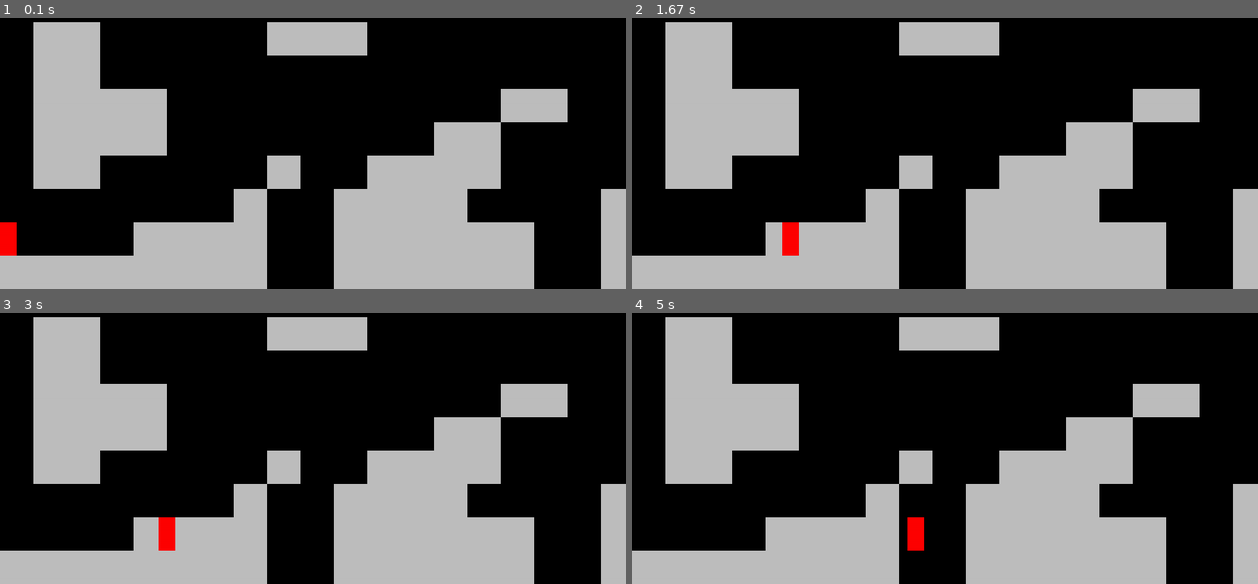
Above: before the commit, frames 1-4 (two rows, left to right).
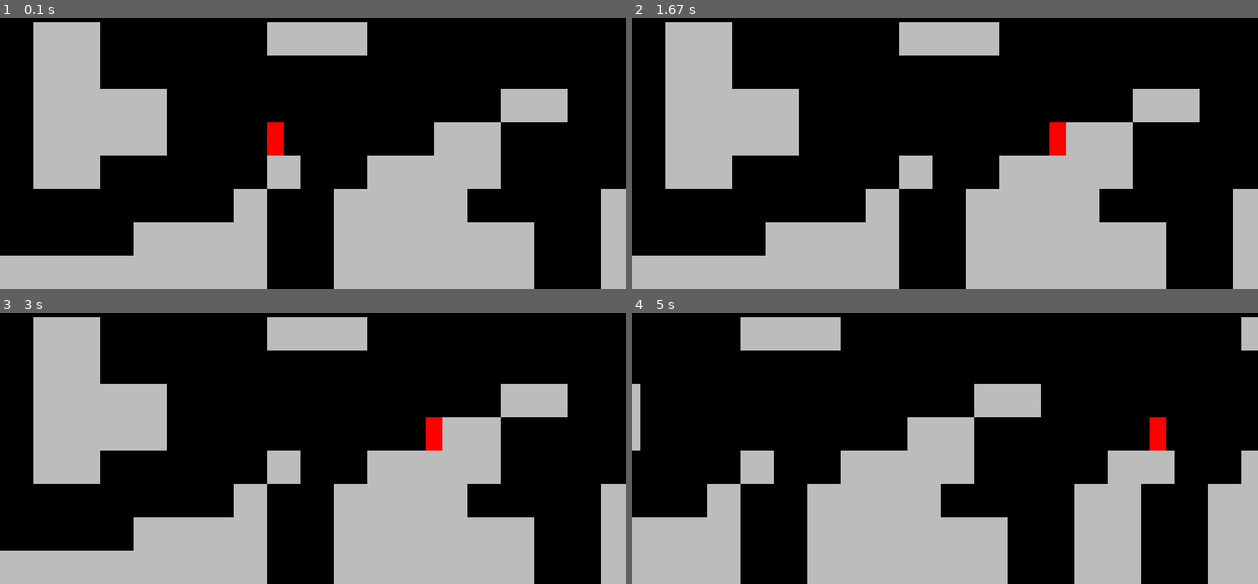
Above: after the commit, the same moments.

Repository: Kntobor/pygame-pirates
Game: pygame game, started from main.py
Same seed, same stepped clock (60 frames per second), same inputs: the game is played once before the commit and once after it.
Inputs:
- Up to frame 1 (0.1 s): no input
- Up to frame 2 (1.67 s): hold D 0.33-0.8 s; hold D 0.83-1.3 s; hold A from 1.33 s (still down)
- Up to frame 3 (3 s): release A at 1.87 s; hold A 1.9-2.3 s; hold D 2.33-2.97 s
- Up to frame 4 (5 s): hold A 3-3.47 s; hold D 3.5-3.97 s; hold D 4-4.47 s

The runs differ from the first frame. In frame 1, 0.7% of the frame differs, in the area x 0-46%, y 38-88%; in frame 2, 0.7%; in frame 3, 0.7%; in frame 4, 43%, in the area x 0-100%, y 1-100%.

Commit message:
added unfinished scrolling

Diff:
--- a/level.py
+++ b/level.py
@@ -25,6 +25,17 @@
                     playerSprite = Player((x, y))
                     self.player.add(playerSprite)
 
+    def scrollX(self):
+        player = self.player.sprite
+        playerX = player.rect.centerx
+        directionX = player.direction.x
+
+        if playerX < 200:
+            self.worldShift = 8
+            player.speed = 0
+        elif playerX > 1000:
+            self.worldShift = -8
+            player.speed = 0
 
     def run(self):
         self.tiles.update(self.worldShift)
@@ -32,3 +43,5 @@
 
         self.player.update()
         self.player.draw(self.displaySurface)
+
+        self.scrollX()
--- a/player.py
+++ b/player.py
@@ -13,7 +13,7 @@
     def input(self):
         keys = pygame.key.get_pressed()
 
-        # If keys are pressed than the vector self.direction is (1, 0)
+        # If keys are pressed than the vector self.direction is (1 or -1, 0)
         if keys[pygame.K_d]:
             self.direction.x = 1
         elif keys[pygame.K_a]:
--- a/settings.py
+++ b/settings.py
@@ -1,7 +1,7 @@
 # The level is represented by a grid system
 # Each item in levelMap is one horizontal row
 # The rows are sorted in vertical order
-# Each column and row represents the x & y axises
+# Each column and row represents the x & y axises, respectively
 # The location of an element is determined by their place in the map
 
 # 'X' represents ground tile
@@ -13,10 +13,10 @@
 ' XX     XXX            XX   ',
 ' XX                         ',
 ' XXXX          XX         XX',
-' XXXX        XX             ',
+' XXXX   P    XX             ',
 ' XX     X  XXXX    XX  XX   ',
 '       X  XXXX    XX  XXX   ',
-'P   XXXX  XXXXXX  XX  XXXX  ',
+'    XXXX  XXXXXX  XX  XXXX  ',
 'XXXXXXXX  XXXXXX  XX  XXXX  ']
 
 tileSize = 64 # The size of each ground tile
